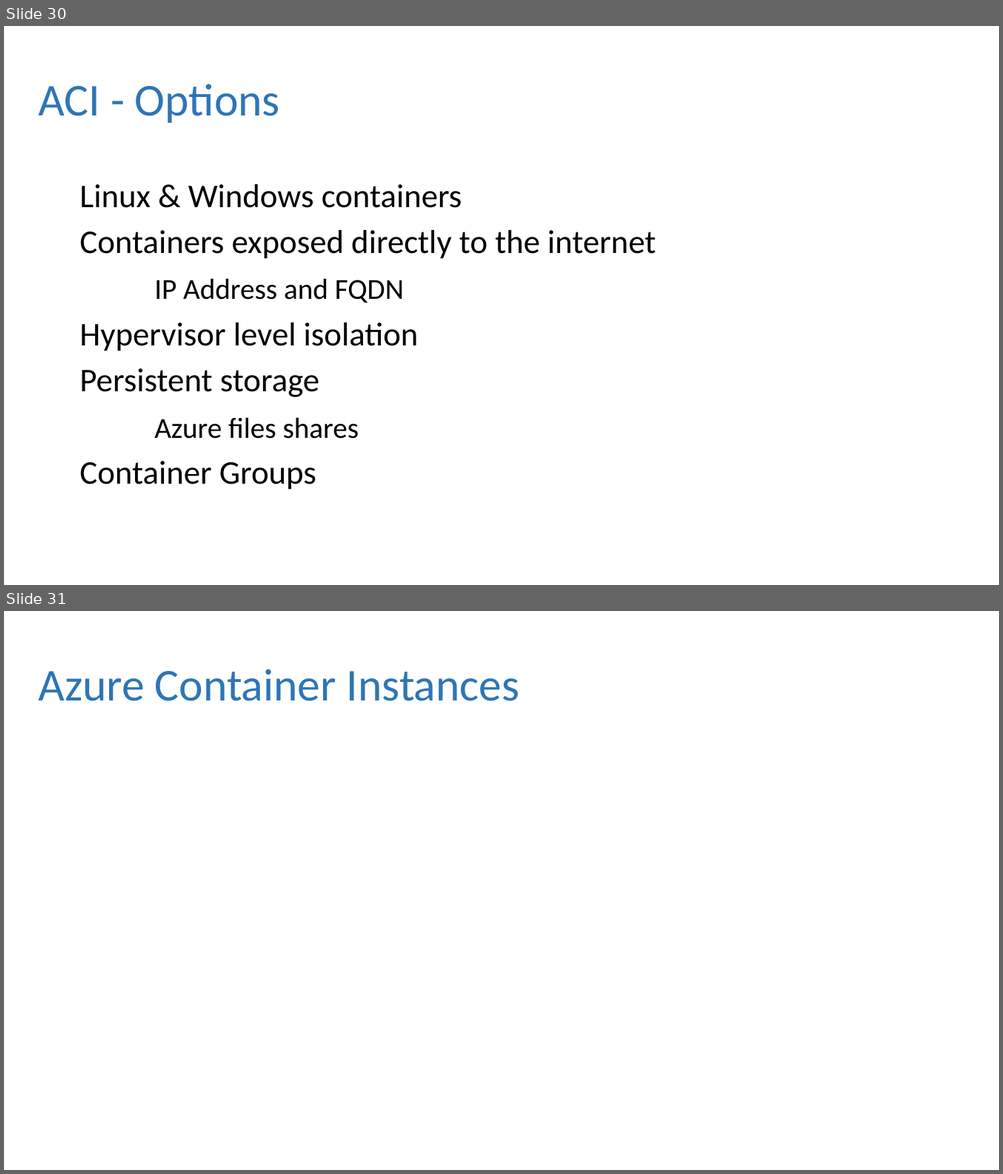
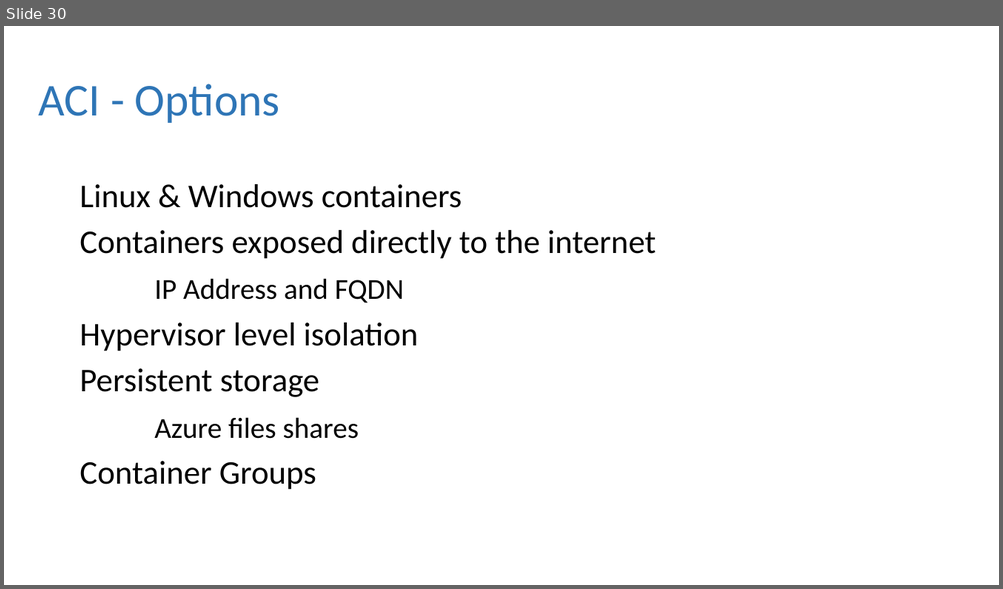
Before and after one commit to dbafromthecold/ContainersInTheCloud, a slide deck: ContainersInTheCloud.pptx. Shown one above the other, each under a label of ours: slides 30 and 31 before the commit, slide 30 after it. The pictures are 1003x1174 and 1003x589 pixels, drawn with LibreOffice and Linux fonts; fonts in the diff are those of the drawing; background and template pictures are left out. Boxes give left, top, right and bottom in pixels: in the first picture for what was removed or moved away, otherwise in the second. Text is boxed around its words. In the diff, an @@ line names an element or a change of style, - is before the commit and + after.

```diff
--- a/ContainersInTheCloud.pptx
+++ b/ContainersInTheCloud.pptx
@@ slide 31 removed at box(4, 611, 999, 1170), background picture (left out) @@
@@ title removed at box(39, 669, 520, 701) @@
-Azure Container Instances
```
Also in this commit, not shown: 4 slides added, 7 other files.
